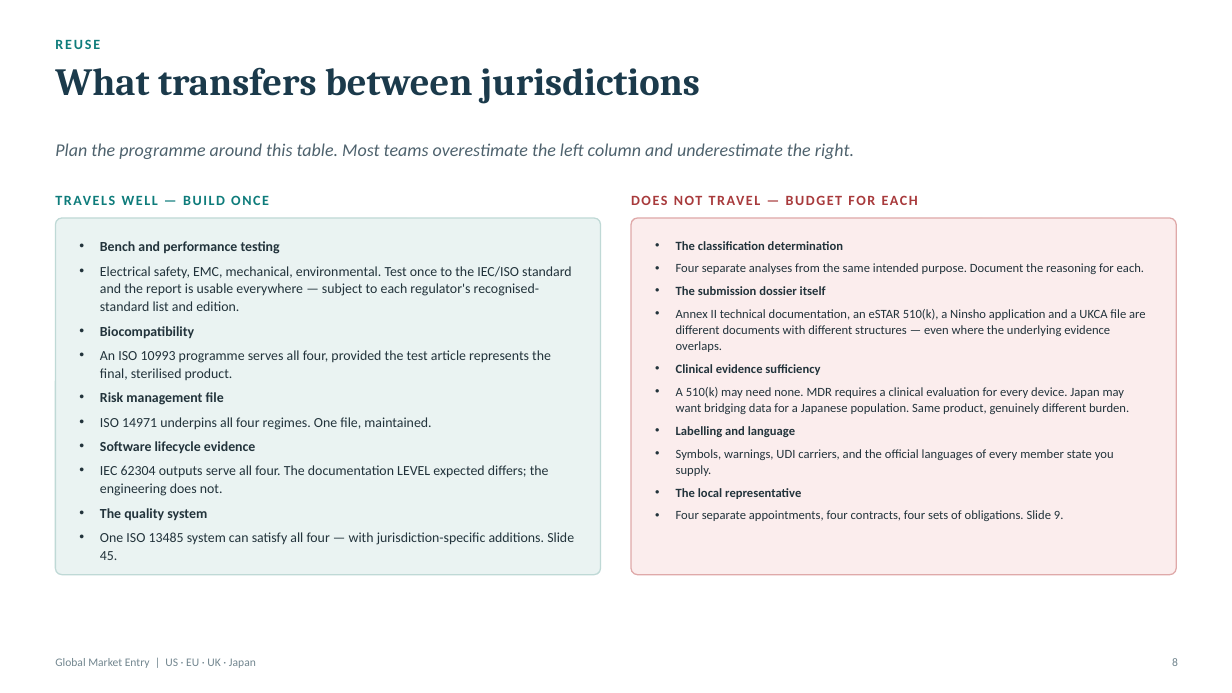
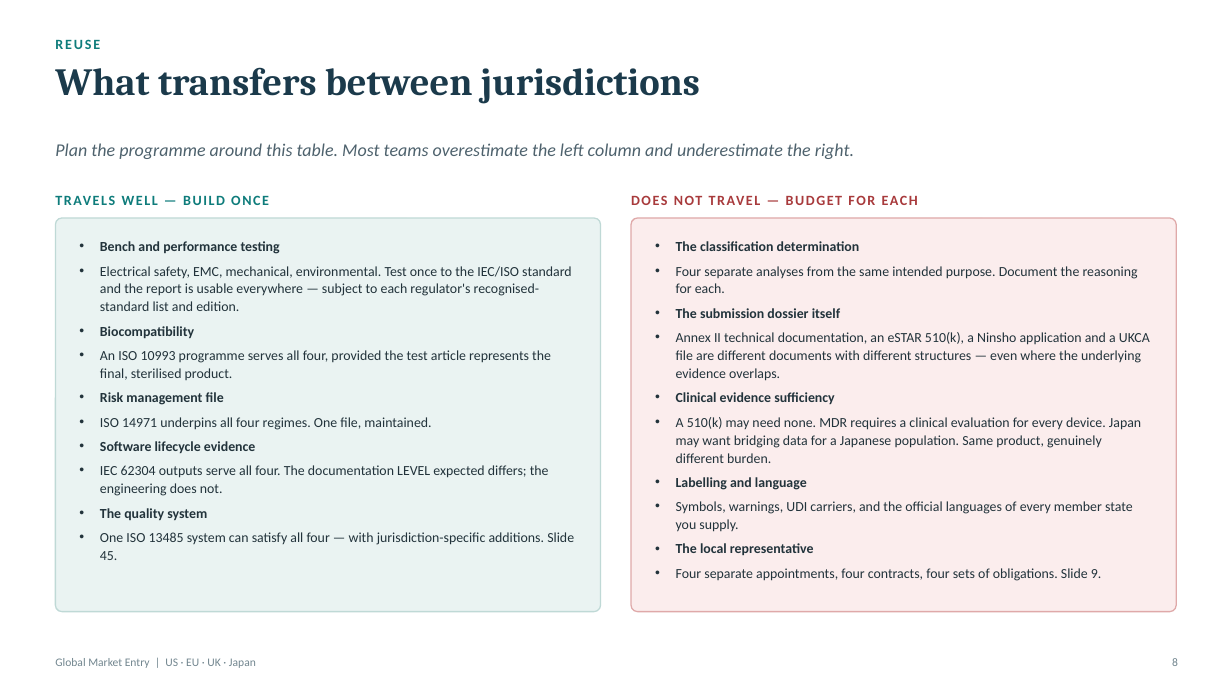
Before and after one commit to Jordantelder/my-website, a slide deck: slide 8 of seminars/global-market-entry/Global_Market_Entry_Seminar.pptx. Drawn at 1232x693 pixels with LibreOffice and Linux fonts; fonts in the diff are those of the drawing. Boxes give left, top, right and bottom in pixels: in the first picture for what was removed or moved away, otherwise in the second. Text is boxed around its words. In the diff, an @@ line names an element or a change of style, - is before the commit and + after.

```diff
--- a/seminars/global-market-entry/Global_Market_Entry_Seminar.pptx
+++ b/seminars/global-market-entry/Global_Market_Entry_Seminar.pptx
@@ rounded rectangle: place and size @@
-rounded rectangle at bbox=[55, 218, 601, 575]
+rounded rectangle at bbox=[55, 218, 601, 612]
@@ rounded rectangle at bbox=[55, 218, 601, 612]: proportions changed @@
@@ rounded rectangle at bbox=[631, 218, 1177, 612]: proportions changed @@
@@ rounded rectangle: place and size @@
-rounded rectangle at bbox=[631, 218, 1177, 575]
+rounded rectangle at bbox=[631, 218, 1177, 612]
@@ text "The classification determination" at bbox=[676, 241, 1150, 581]: size 9.8 to 10.8 pt @@
```
Also in this commit, not shown: 11 other slides changed, 2 other files.
